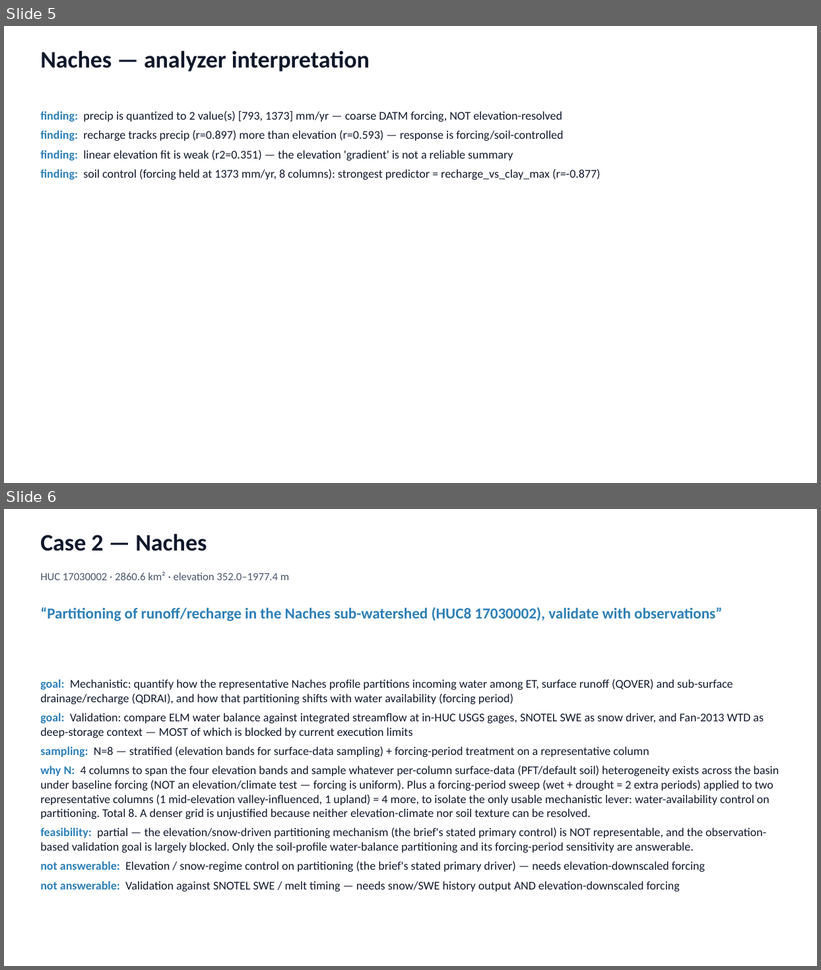
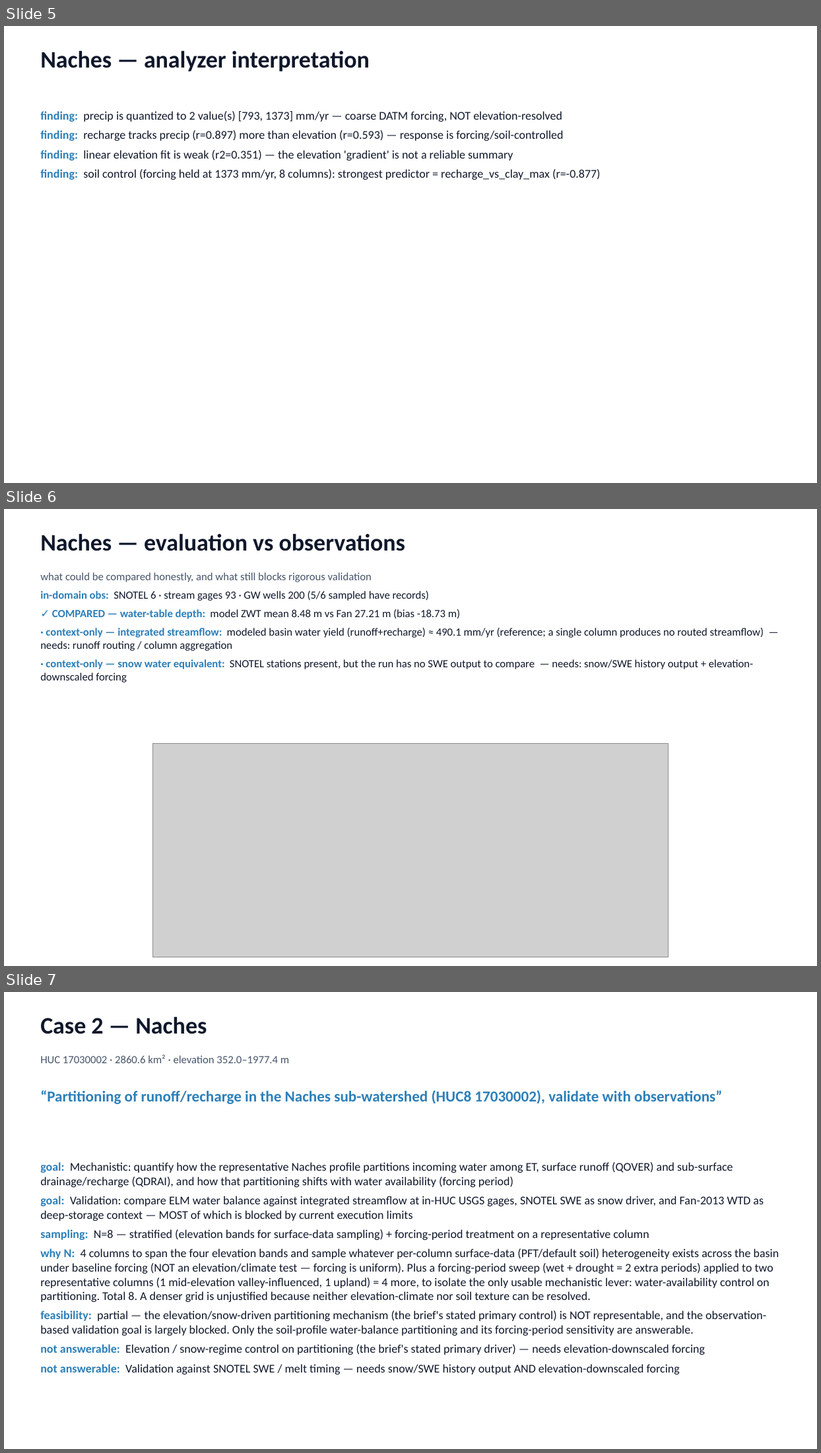
Before and after one commit to hoangtv1899/multi-agent-framework, a slide deck: docs/slides/story_20260702.pptx. Shown one above the other, each under a label of ours: slides 5 and 6 before the commit, slides 5, 6 and 7 after it. The pictures are 821x970 and 821x1453 pixels, drawn with LibreOffice and Linux fonts; fonts in the diff are those of the drawing; grey boxes stand for pictures. Boxes give left, top, right and bottom in pixels: in the first picture for what was removed or moved away, otherwise in the second. Text is boxed around its words. In the diff, an @@ line names an element or a change of style, - is before the commit and + after.

```diff
--- a/docs/slides/story_20260702.pptx
+++ b/docs/slides/story_20260702.pptx
@@ slide 6 added at [4,509,817,966], background #FFFFFF @@
@@ text added at [40,533,405,551], 28 pt, text #0F172A, bold @@
+Naches — evaluation vs observations
@@ text added at [40,572,372,582], 13 pt, text #475569 @@
+what could be compared honestly, and what still blocks rigorous validation
@@ text added at [40,591,764,683], 13 pt, text #0F172A @@
+in-domain obs: SNOTEL 6 · stream gages 93 · GW wells 200 (5/6 sampled have records)
+✓ COMPARED — water-table depth: model ZWT mean 8.48 m vs Fan 27.21 m (bias -18.73 m)
+· context-only — integrated streamflow: modeled basin water yield (runoff+recharge) ≈ 490.1 mm/yr (reference; a single column produces no routed streamflow) — needs: runoff routing / column aggregation
+· context-only — snow water equivalent: SNOTEL stations present, but the run has no SWE output to compare — needs: snow/SWE history output + elevation-downscaled forcing
@@ picture added at [153,744,668,957] @@
@@ what was slide 6 is now slide 7 @@
```
Also in this commit, not shown: 2 slides changed, 2 other slides added, 1 other file.
